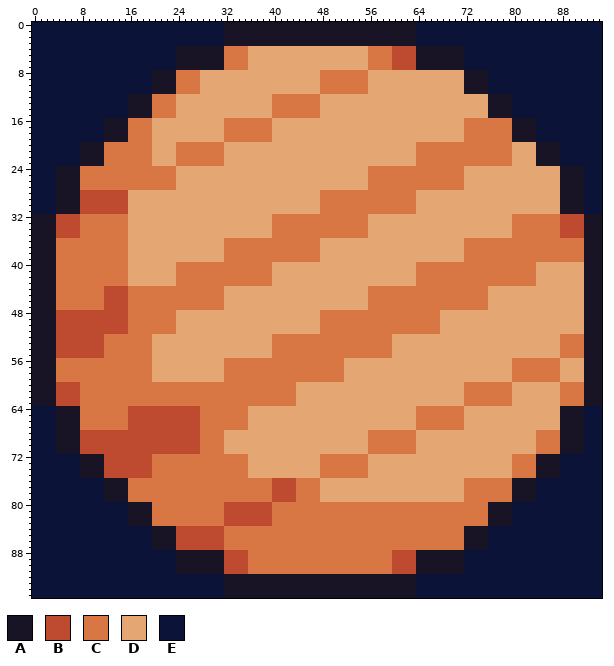
Two states of a sprite sheet, SpaceGolf/Pictures/four.png. Above, as it was before the edit.
The file is 95x96 pixels.
Palette (. is transparent): A #181425  B #be4a2f  C #d87644  D #e4a672  E #0b1438
Now the later version:
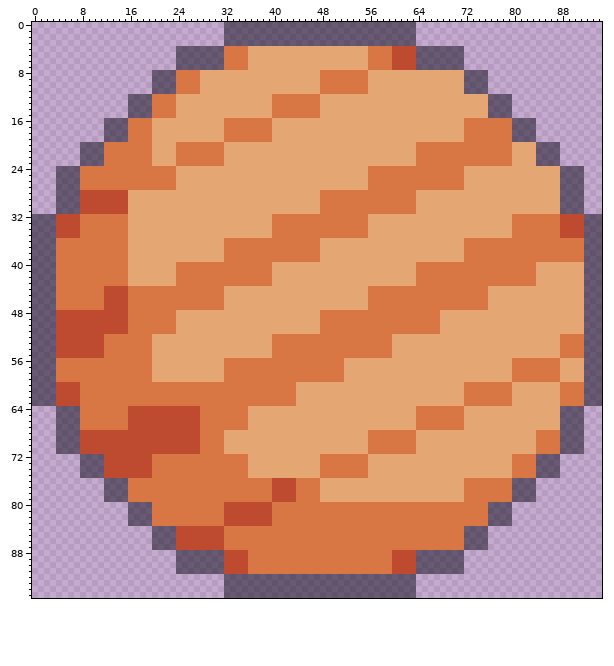
The exact change:
Colour A changes from #181425 to #18142588.
Colour E is removed in rows 0 to 3 at x 0 to 31 and 64 to 94; in rows 4 to 7 at x 0 to 23 and 72 to 94; in rows 8 to 11 at x 0 to 19 and 76 to 94; in rows 12 to 15 at x 0 to 15 and 80 to 94; in rows 16 to 19 at x 0 to 11 and 84 to 94; in rows 20 to 23 at x 0 to 7 and 88 to 94.
Colour E is removed in rows 24 to 31 at x 0 to 3 and 92 to 94; in rows 64 to 71 at x 0 to 3 and 92 to 94; in rows 72 to 75 at x 0 to 7 and 88 to 94; in rows 76 to 79 at x 0 to 11 and 84 to 94; in rows 80 to 83 at x 0 to 15 and 80 to 94; in rows 84 to 87 at x 0 to 19 and 76 to 94.
Colour E is removed in rows 88 to 91 at x 0 to 23 and 72 to 94; in rows 92 to 95 at x 0 to 31 and 64 to 94.
Where, in picture pixels (left, top, right, bottom), the same in both pictures:
changed: (32, 22, 602, 598)
